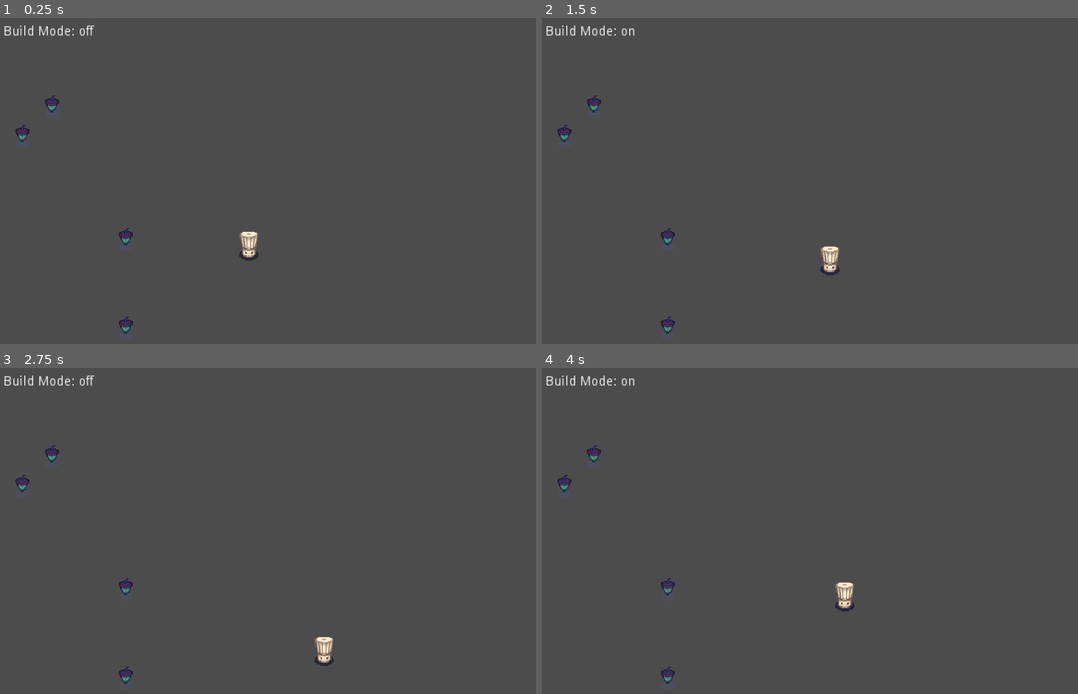
Above: before the commit, frames 1-4 (two rows, left to right).
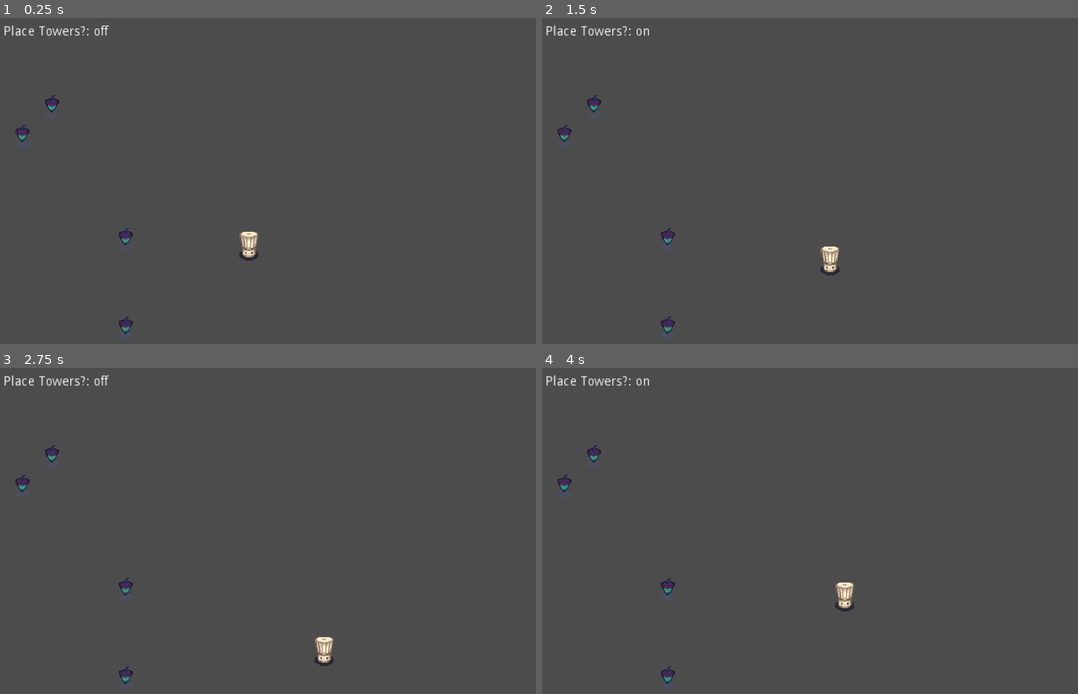
Above: after the commit, the same moments.

Repository: MageTrash/gdg-tangy-towers
Game: Godot game, scene res://Scenes/Maps/TestingScene.tscn
The game is run twice, just before and just after one commit, with the same random seed, the same clock (stepped at 60 frames per second) and the same inputs. The project has no main scene, so this scene is started directly.
Inputs:
- Up to frame 1 (0.25 s): no input
- Up to frame 2 (1.5 s): tap E at 0.5, 1.25, 1.35 s; hold D (move_right) 0.53-1.28 s; hold Shift (move_slow) 0.53-1.28 s; tap Space at 0.77 s; hold S (move_down) from 1.28 s (still down)
- Up to frame 3 (2.75 s): tap Space at 1.52 s; tap E at 2 s; release S (move_down) at 2.03 s; hold D (move_right) from 2.03 s (still down); hold Shift (move_slow) from 2.03 s (still down)
- Up to frame 4 (4 s): tap E at 2.75, 2.85, 3.5 s; release D (move_right) at 2.78 s; release Shift (move_slow) at 2.78 s; hold W (move_up) 2.78-3.53 s; tap Space at 3.02, 3.77 s; hold A (move_left) from 3.53 s (still down); hold Shift (move_slow) from 3.53 s (still down)

The runs differ from the first frame. In frame 1, 0.3% of the frame differs, in the area x 0-21%, y 2-6%; in frame 2, 0.3%; in frame 3, 0.3%; in frame 4, 0.3%.

Commit message:
place tower

Diff:
--- a/src/Scenes/Maps/TestingScene.tscn
+++ b/src/Scenes/Maps/TestingScene.tscn
@@ -62,5 +62,5 @@
 margin_top = 8.0
 margin_right = 101.0
 margin_bottom = 22.0
-text = "Build Mode: off"
+text = "Place Towers?: off"
 script = ExtResource( 7 )
--- a/src/Scripts/TestLabel.gd
+++ b/src/Scripts/TestLabel.gd
@@ -5,5 +5,5 @@
 	Global.player.connect("building", self, "build_mode")
 
 func build_mode(is_building) -> void:
-	var message = "Build Mode: "
+	var message = "Place Towers?: "
 	text = message + str("on" if is_building else "off")
